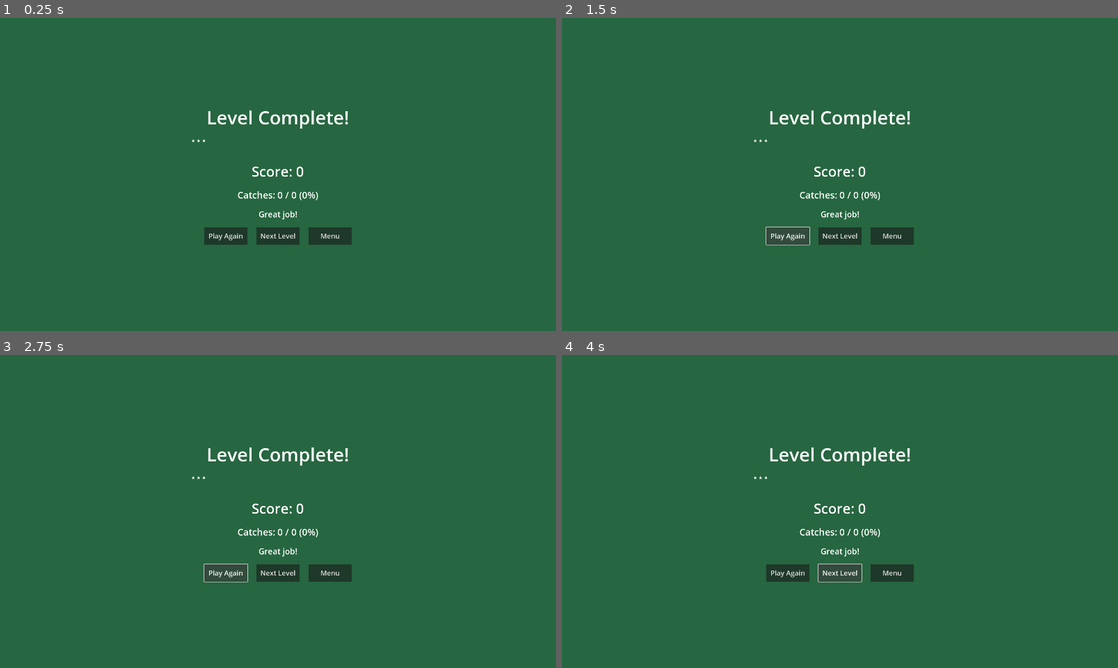
Above: before the commit, frames 1-4 (two rows, left to right).
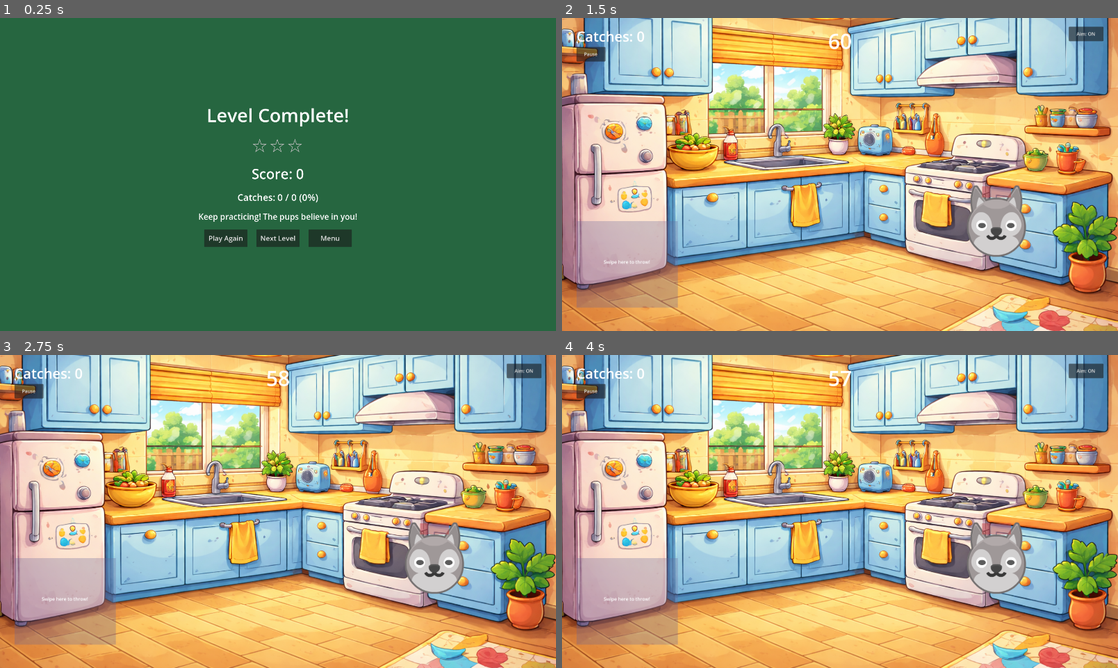
Above: after the commit, the same moments.

Repository: davetashner/feed-the-pups
Game: Godot game, scene res://scenes/results.tscn
The game is run twice, just before and just after one commit, with the same random seed, the same clock (stepped at 60 frames per second) and the same inputs. This scene is started directly instead of the project's main scene.
Inputs (mouse positions are in pixels of both pictures, inside the frame that each line leads up to):
- Up to frame 1 (0.25 s): no input
- Up to frame 2 (1.5 s): click "Play Again" at 0.5 s; click (789, 237) at 1.25 s, where only the run before the commit has a clickable "Play Again"
- Up to frame 3 (2.75 s): click (227, 574) at 2 s, where only the run before the commit has a clickable "Play Again"
- Up to frame 4 (4 s): click (840, 574) at 2.75 s, where only the run before the commit has a clickable "Next Level"; click (840, 574) at 3.5 s, where only the run before the commit has a clickable "Next Level"

The runs differ from the first frame. In frame 1, 1.8% of the frame differs, in the area x 34-65%, y 28-74%; in frame 2, 100%, in the area x 0-100%, y 0-100%; in frame 3, 100%; in frame 4, 100%.
Error before the commit: Trying to assign value of type 'RichTextLabel' to a variable of type 'Label'. (res://scenes/results.gd:6)

Commit message:
Fix RichTextLabel type annotation in results scene
The stars_label was declared as Label but is actually a RichTextLabel,
causing a crash when transitioning to the results screen.

Co-Authored-By: Claude Opus 4.5 <noreply@anthropic.com>

Diff:
--- a/game/scenes/results.gd
+++ b/game/scenes/results.gd
@@ -3,7 +3,7 @@
 
 @onready var score_label: Label = $VBox/ScoreLabel
 @onready var accuracy_label: Label = $VBox/AccuracyLabel
-@onready var stars_label: Label = $VBox/StarsLabel
+@onready var stars_label: RichTextLabel = $VBox/StarsLabel
 @onready var message_label: Label = $VBox/MessageLabel
 @onready var replay_button: Button = $VBox/ButtonContainer/ReplayButton
 @onready var next_button: Button = $VBox/ButtonContainer/NextButton
